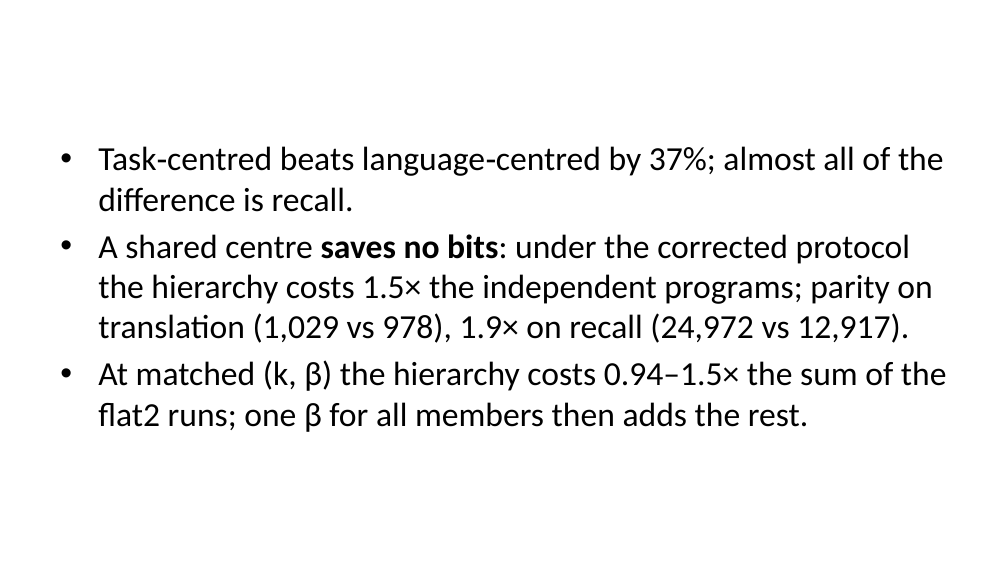
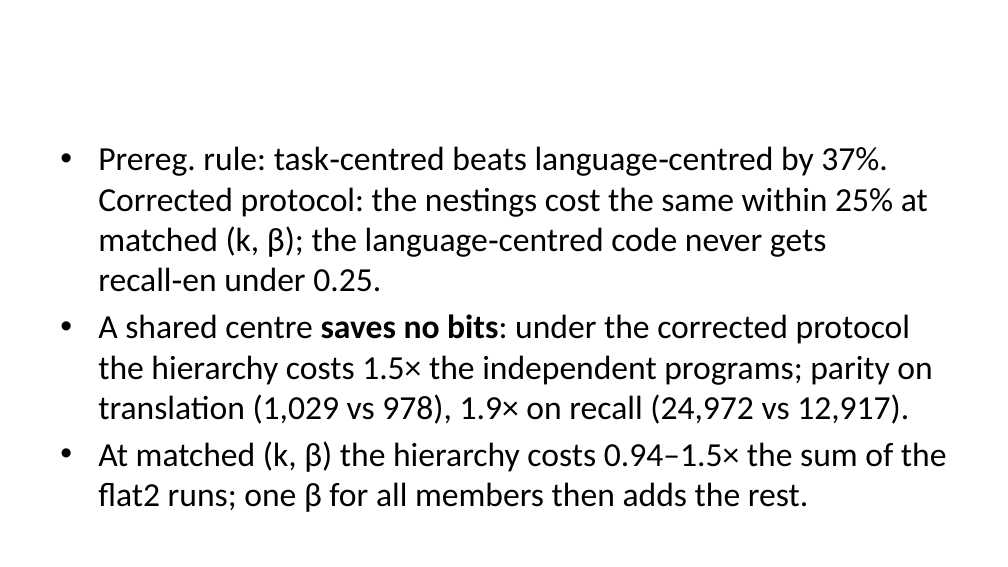
Before and after one commit to sirotenkogeorgii/prefix-programs, a slide deck: slide 11 of slides/slides.pptx. Drawn at 1008x567 pixels with LibreOffice and Linux fonts; fonts in the diff are those of the drawing. Boxes give left, top, right and bottom in pixels: in the first picture for what was removed or moved away, otherwise in the second. Text is boxed around its words. In the diff, an @@ line names an element or a change of style, - is before the commit and + after.

```diff
--- a/slides/slides.pptx
+++ b/slides/slides.pptx
@@ text at [98, 146, 928, 292]: text changed @@
-• Task‑centred beats language‑centred by 37%; almost all of the difference is recall.
+• Prereg. rule: task‑centred beats language‑centred by 37%. Corrected protocol: the nestings cost the same within 25% at matched (k, β); the language‑centred code never gets recall‑en under 0.25.
```
Also in this commit, not shown: 4 other slides changed, 11 other files.
